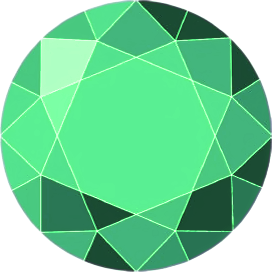
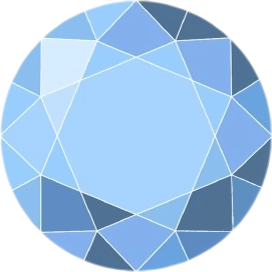
The second (272, 272) image is a revision of the first. Changes to its layers:
hid "03", opacity 100% → 70% over (0, 0, 272, 272)
hid "02", opacity 100% → 70% over (0, 0, 272, 272)
"01": opacity 100% → 75% over (0, 0, 272, 272)
hid "white back" over (0, 0, 272, 272)
